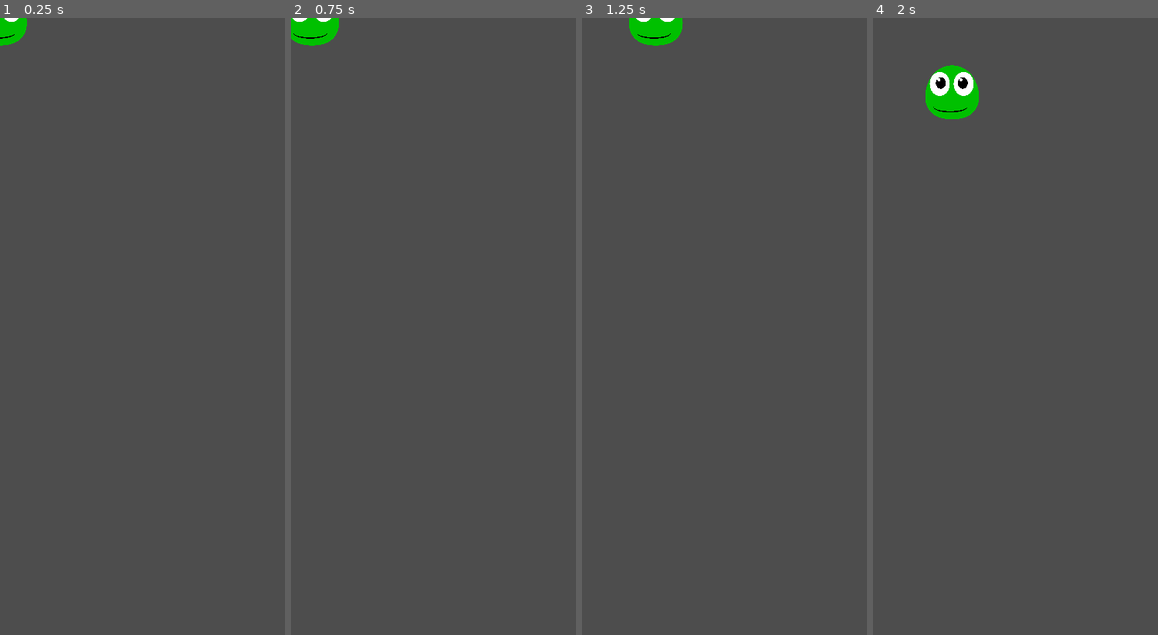
Above: before the commit, frames 1-4 (left to right).
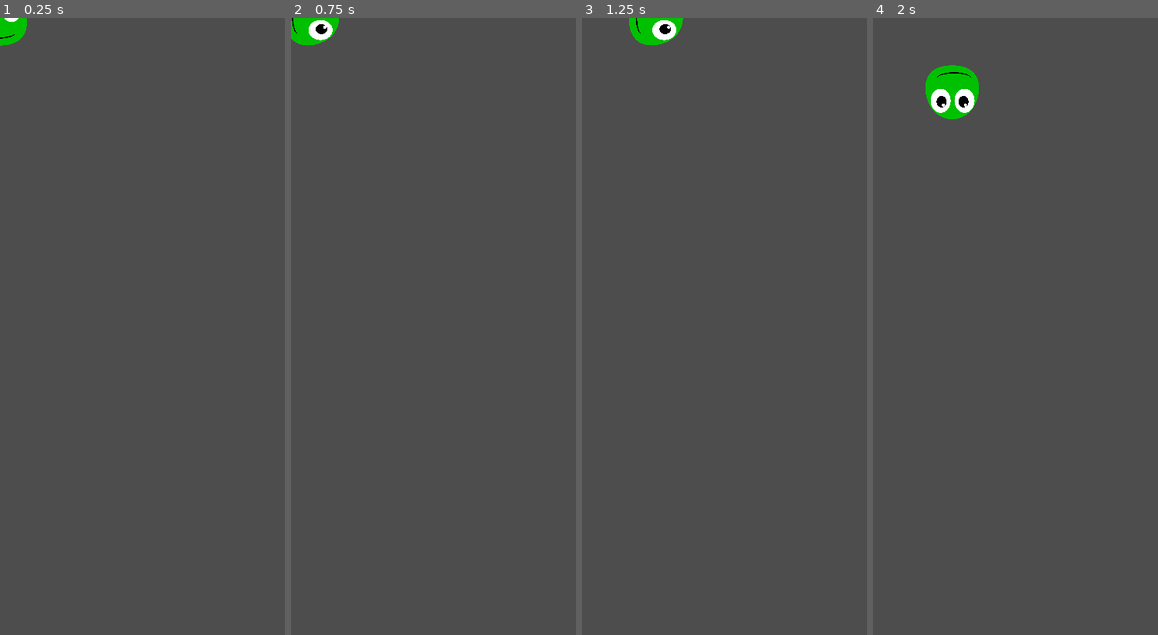
Above: after the commit, the same moments.

Repository: Reckless312/Snake-Godot
Game: Godot game, scene res://snake_head.tscn
The game is run twice, just before and just after one commit, with the same random seed, the same clock (stepped at 60 frames per second) and the same inputs.
Inputs:
- Up to frame 1 (0.25 s): no input
- Up to frame 2 (0.75 s): tap Enter at 0.5 s; hold Right (right) from 0.53 s (still down)
- Up to frame 3 (1.25 s): keep holding Right (right)
- Up to frame 4 (2 s): release Right (right) at 1.28 s; hold Down (down) from 1.28 s (still down)

Frame 1 is identical in both runs. In frame 2, 0.3% of the frame differs, in the area x 0-17%, y 0-5%; in frame 3, 0.3%; in frame 4, 0.9%, in the area x 18-38%, y 7-17%.

Commit message:
Update snake_head.gd

Diff:
--- a/snake/snake_head.gd
+++ b/snake/snake_head.gd
@@ -9,23 +9,25 @@
 
 func _process(delta: float) -> void:
 	var new_velocity = Vector2.ZERO
-	if Input.is_action_pressed("right"):
+	velocity = velocity.normalized()
+	if Input.is_action_pressed("right") and velocity.x != -1:
 		new_velocity.x = 1
-	elif Input.is_action_pressed("left"):
+		$AnimatedSprite2D.rotation_degrees = 90
+	elif Input.is_action_pressed("left") and velocity.x != 1:
 		new_velocity.x = -1
-	elif Input.is_action_pressed("down"):
+		$AnimatedSprite2D.rotation_degrees = 270
+	elif Input.is_action_pressed("down") and velocity.y != -1:
 		new_velocity.y = 1
-	elif Input.is_action_pressed("up"):
+		$AnimatedSprite2D.rotation_degrees = 180
+	elif Input.is_action_pressed("up") and velocity.y != 1:
 		new_velocity.y = -1
+		$AnimatedSprite2D.rotation_degrees = 0
 
 	if !new_velocity.is_equal_approx(Vector2.ZERO):
 		velocity = new_velocity
 
-	if velocity.length() > 0:
-		velocity = velocity.normalized() * speed
-		$AnimatedSprite2D.play()
-	else:
-		$AnimatedSprite2D.stop()
+	velocity = velocity * speed
+	$AnimatedSprite2D.play()
 
 	position += velocity * delta
 	position = position.clamp(Vector2.ZERO, screen_size)
